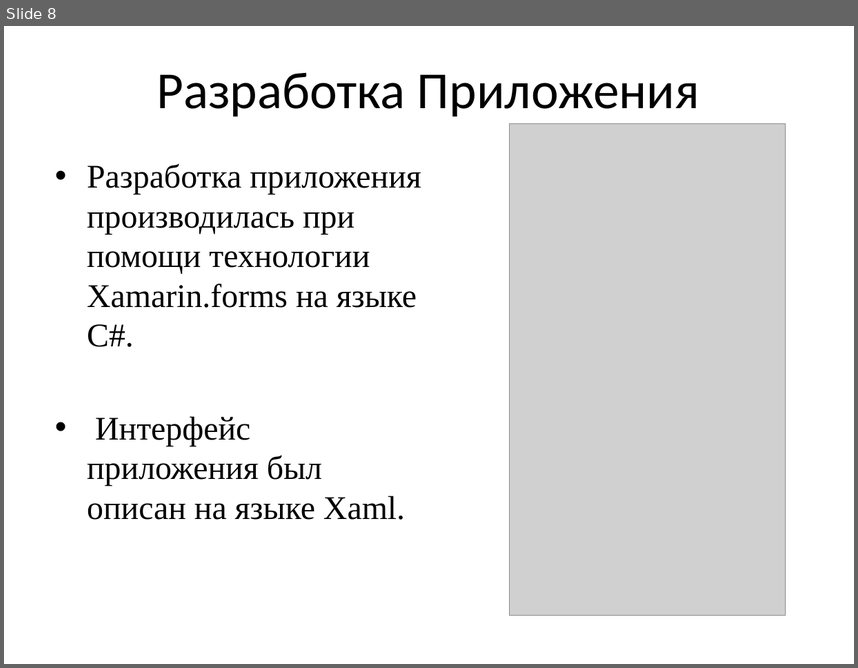
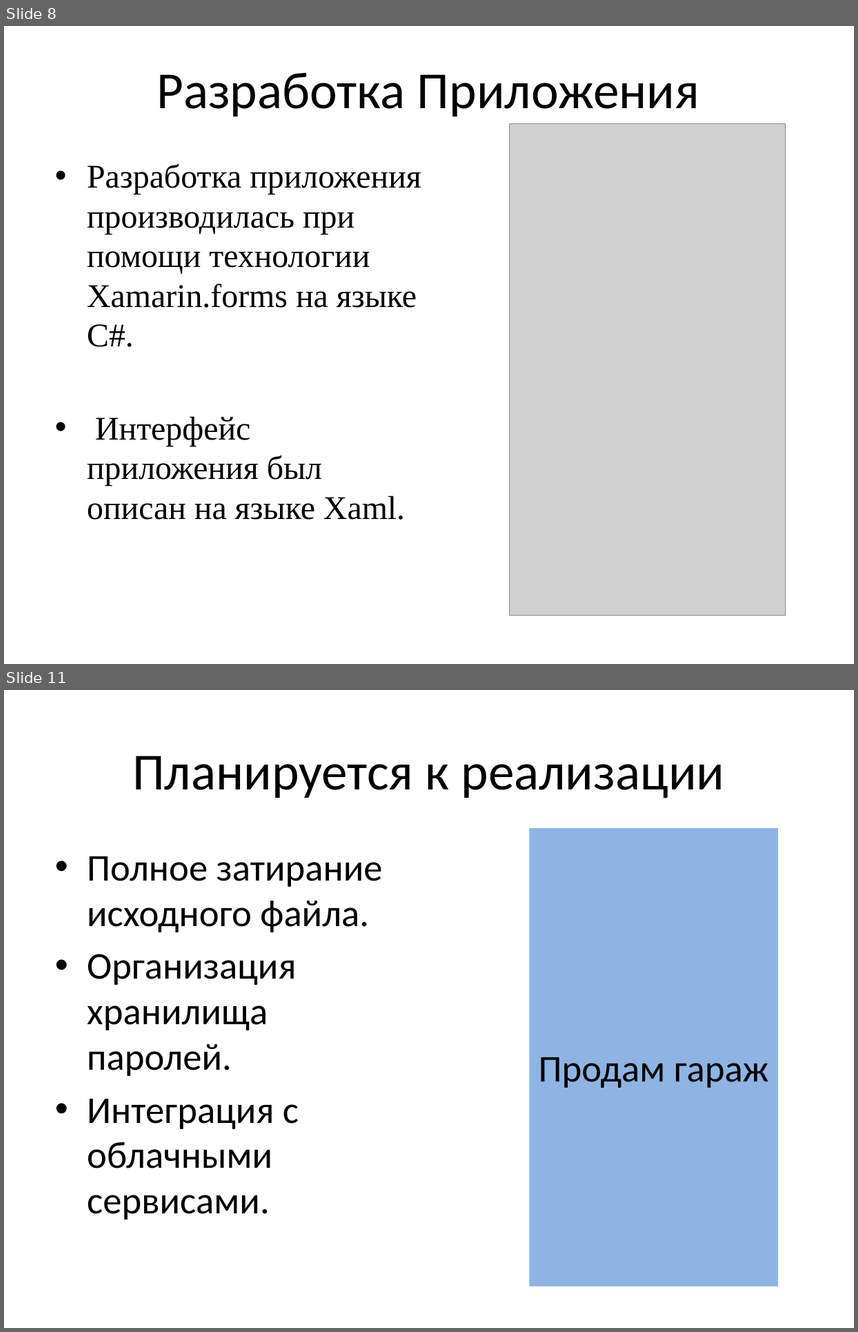
Before and after one commit to noob001/Diplom, a slide deck: Диплом.pptx. Shown one above the other, each under a label of ours: slide 8 before the commit, slides 8 and 11 after it; the slides between them are not shown. The pictures are 858x668 and 858x1332 pixels, drawn with LibreOffice and Linux fonts; fonts in the diff are those of the drawing; grey boxes stand for pictures. Boxes give left, top, right and bottom in pixels: in the first picture for what was removed or moved away, otherwise in the second. Text is boxed around its words. In the diff, an @@ line names an element or a change of style, - is before the commit and + after.

```diff
--- a/Диплом.pptx
+++ b/Диплом.pptx
@@ slide 11 added at (x1=4, y1=690, x2=854, y2=1328), background #FFFFFF @@
@@ title added at (x1=132, y1=756, x2=725, y2=798), 44 pt, text #000000 @@
+Планируется к реализации
@@ rectangle added at (x1=529, y1=828, x2=778, y2=1286), fill #8EB4E3, 32 pt, text #000000 @@
+Продам гараж
@@ text added at (x1=87, y1=856, x2=383, y2=1219), 32 pt, text #000000 @@
+• Полное затирание исходного файла.
+• Организация хранилища паролей.
+• Интеграция с облачными сервисами.
```
Also in this commit, not shown: 1 slide changed, 2 other slides added, 1 slide removed.
